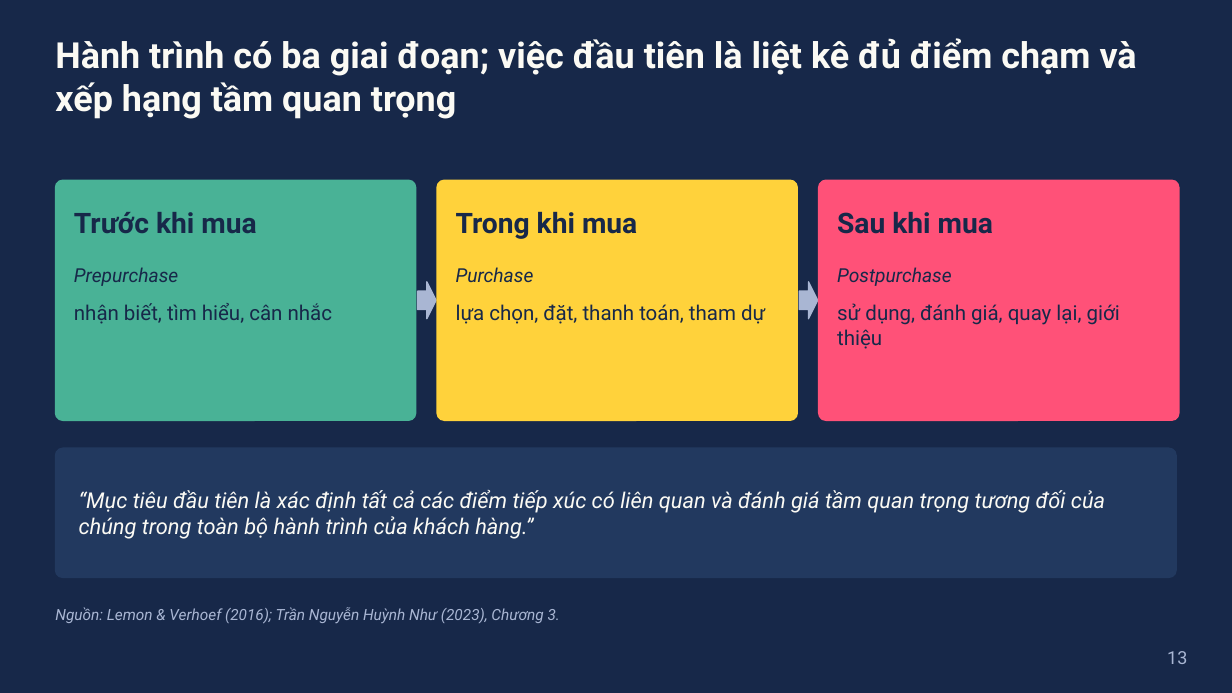
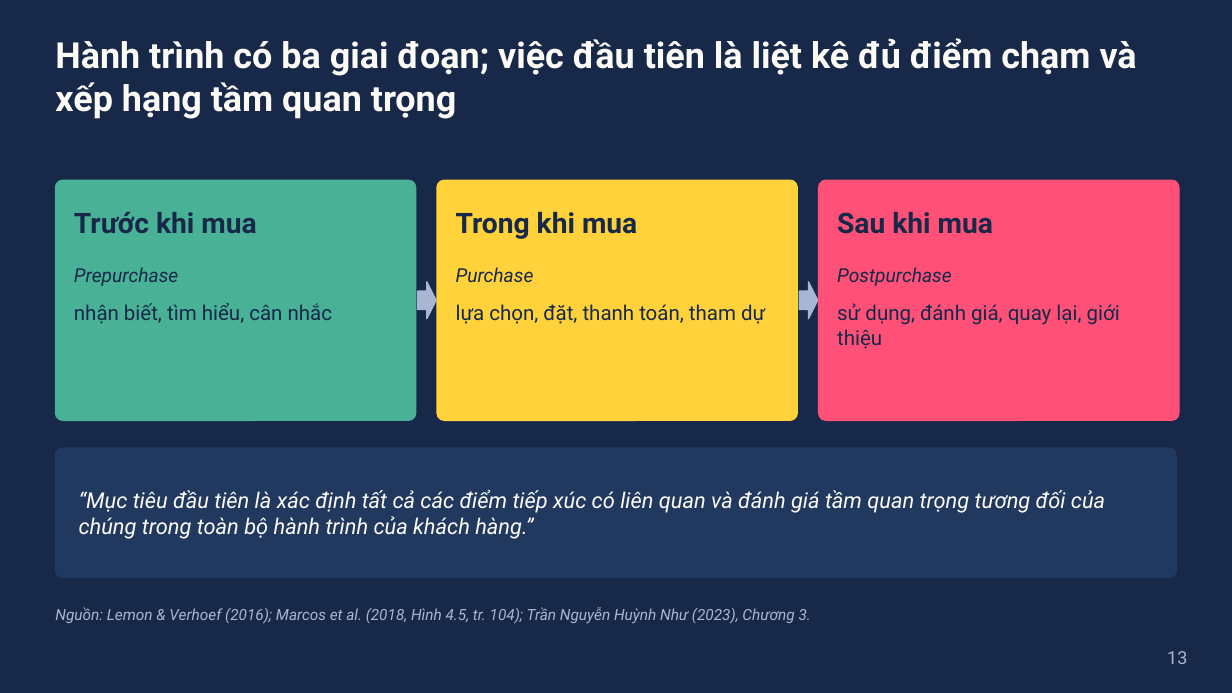
Before and after one commit to dnbaoquyen/teaching-skills, a slide deck: slide 13 of courses/EVM1110E/slides/W03_slides.pptx. Drawn at 1232x693 pixels with LibreOffice and Linux fonts; fonts in the diff are those of the drawing. Boxes give left, top, right and bottom in pixels: in the first picture for what was removed or moved away, otherwise in the second. Text is boxed around its words. In the diff, an @@ line names an element or a change of style, - is before the commit and + after.

```diff
--- a/courses/EVM1110E/slides/W03_slides.pptx
+++ b/courses/EVM1110E/slides/W03_slides.pptx
@@ text at bbox=[55, 607, 811, 623]: text changed @@
-Nguồn: Lemon & Verhoef (2016); Trần Nguyễn Huỳnh Như (2023), Chương 3.
+Nguồn: Lemon & Verhoef (2016); Marcos et al. (2018, Hình 4.5, tr. 104); Trần Nguyễn Huỳnh Như (2023), Chương 3.
```
Also in this commit, not shown: 3 other slides changed, 2 slides added, 12 other files.
